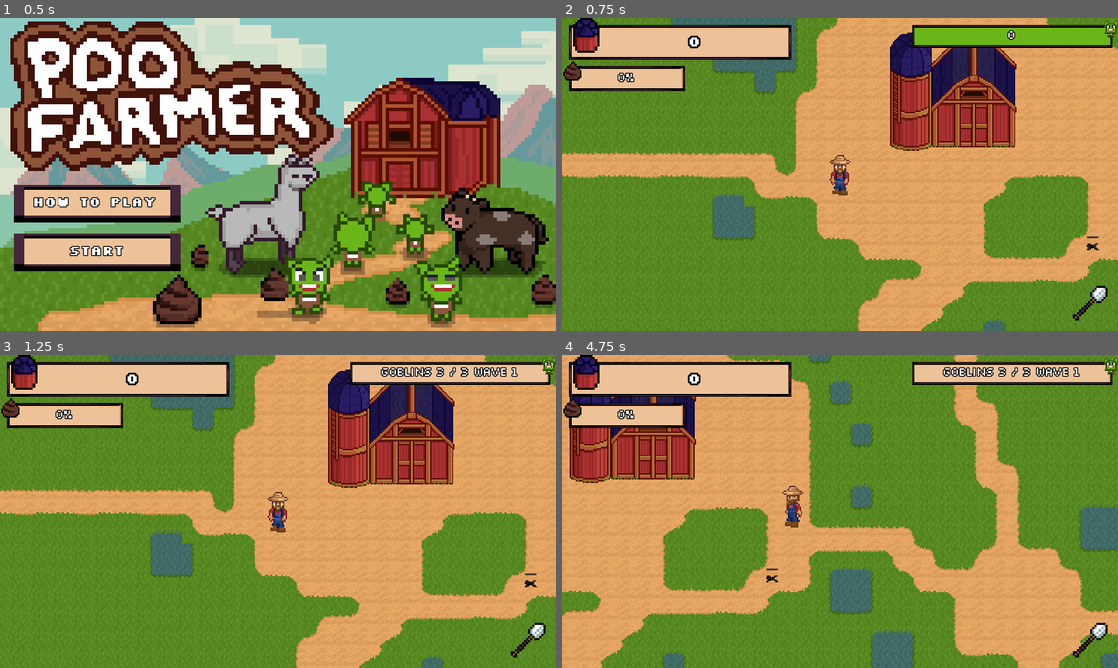
Above: before the commit, frames 1-4 (two rows, left to right).
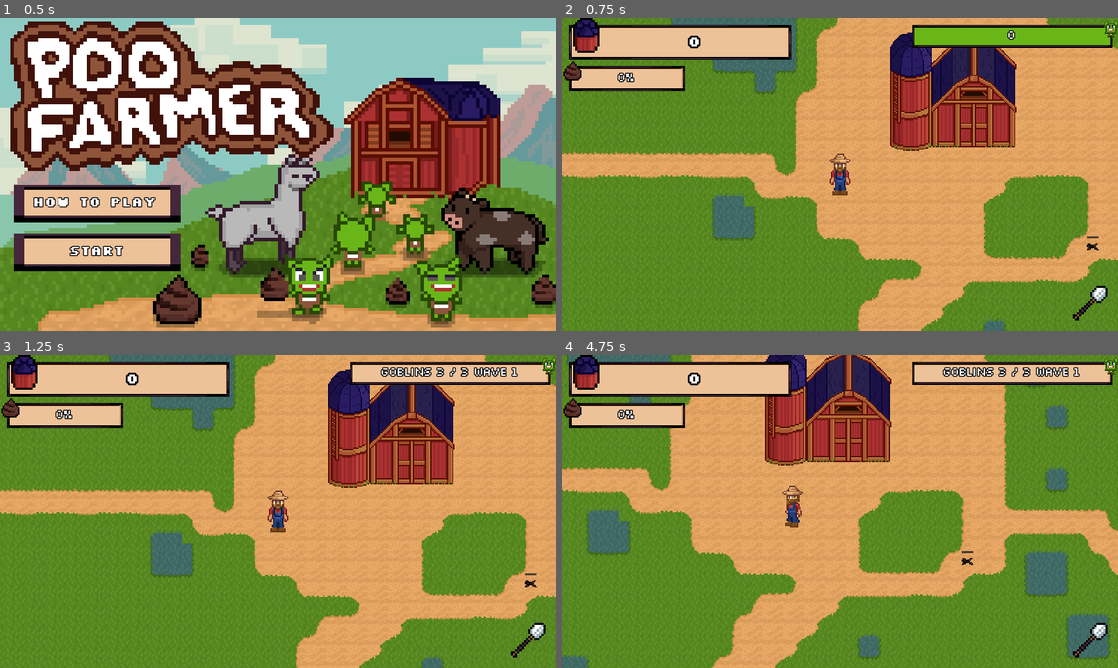
Above: after the commit, the same moments.

Repository: astro-panda/poo-farmer
Game: Godot game, scene res://Scenes/Main.tscn
Same seed, same stepped clock (60 frames per second), same inputs: the game is played once before the commit and once after it.
Inputs (mouse positions are in pixels of both pictures, inside the frame that each line leads up to):
- Up to frame 1 (0.5 s): no input
- Up to frame 2 (0.75 s): click "Start" at 0.5 s
- Up to frame 3 (1.25 s): no input
- Up to frame 4 (4.75 s): tap Enter at 1.25 s; move the mouse to (962, 495) at 1.27 s; hold Right (move_right) 1.28-2.03 s; hold Alt (modifier) 1.28-2.03 s; tap Keypad 0 (deep_pockets) at 1.35 s; tap Space (ui_select) at 1.52, 2.27, 3.77, 4.52 s; move the mouse to (728, 527) at 2.02 s; hold Down (move_down) 2.03-2.78 s; tap Alt (modifier) at 2.1 s; tap 2 (pistol) at 2.3, 2.85 s; move the mouse to (895, 442) at 2.77 s; press the mouse at (895, 442) at 2.78 s; hold Right (move_right) 2.78-3.53 s; move the mouse to (812, 574) at 3.52 s; release the mouse at (812, 574) at 3.53 s; hold Up (move_up) 3.53-4.28 s; click (812, 574) at 3.6 s; tap 6 (railgun) at 3.8, 4.35 s; move the mouse to (1006, 558) at 4.27 s; hold Left (move_left) from 4.28 s (still down); tap 4 (scatling) at 4.55 s

Frame 1 is identical in both runs. In frame 2, 0.2% of the frame differs, in the area x 48-52%, y 43-57%; in frame 3, 0.2%; in frame 4, 54%, in the area x 0-100%, y 0-100%.
Error before the commit: Division By Zero in operator '%'. (res://Scripts/Pooters/Pooter.gd:47)
Error after the commit: Invalid get index 'Null' (on base: 'Dictionary'). (res://Scripts/Pooters/PooterArsenal.gd:33)

Commit message:
Centralizing pooter functionality and interaction with player

Diff:
--- a/poofarmer/Scenes/Goblin.tscn
+++ b/poofarmer/Scenes/Goblin.tscn
@@ -142,7 +142,6 @@
 scale = Vector2( 1.5, 1.5 )
 frames = SubResource( 17 )
 animation = "down"
-frame = 2
 playing = true
 
 [node name="CollisionShape2D" type="CollisionShape2D" parent="."]
--- a/poofarmer/Scenes/Player.tscn
+++ b/poofarmer/Scenes/Player.tscn
@@ -9,7 +9,7 @@
 [ext_resource path="res://Images/Speechbox.png" type="Texture" id=7]
 [ext_resource path="res://Images/HUD.Silo.png" type="Texture" id=8]
 [ext_resource path="res://Images/Arrow.png" type="Texture" id=9]
-[ext_resource path="res://Scenes/Pooters/Pooter.tscn" type="PackedScene" id=10]
+[ext_resource path="res://Scenes/Pooters/PooterArsenal.tscn" type="PackedScene" id=10]
 [ext_resource path="res://Images/Goblin.png" type="Texture" id=20]
 
 [sub_resource type="RectangleShape2D" id=22]
@@ -161,7 +161,7 @@
 scale = Vector2( 1.5, 1.5 )
 frames = SubResource( 2 )
 animation = "down"
-frame = 3
+frame = 2
 playing = true
 
 [node name="SpeechBubble" type="AnimatedSprite" parent="PlayerSprite"]
@@ -218,35 +218,7 @@
 drag_margin_bottom = 0.3
 editor_draw_drag_margin = true
 
-[node name="ShovelPooter" parent="." instance=ExtResource( 10 )]
-
-[node name="Poot" type="AudioStreamPlayer" parent="ShovelPooter"]
-bus = "Poots"
-
-[node name="PistolPooter" parent="." instance=ExtResource( 10 )]
-
-[node name="Poot" type="AudioStreamPlayer" parent="PistolPooter"]
-bus = "Poots"
-
-[node name="ShatgunPooter" parent="." instance=ExtResource( 10 )]
-
-[node name="Poot" type="AudioStreamPlayer" parent="ShatgunPooter"]
-bus = "Poots"
-
-[node name="RocketLauncherPooter" parent="." instance=ExtResource( 10 )]
-
-[node name="Poot" type="AudioStreamPlayer" parent="RocketLauncherPooter"]
-bus = "Poots"
-
-[node name="ScatlingPooter" parent="." instance=ExtResource( 10 )]
-
-[node name="Poot" type="AudioStreamPlayer" parent="ScatlingPooter"]
-bus = "Poots"
-
-[node name="RailgunPooter" parent="." instance=ExtResource( 10 )]
-
-[node name="Poot" type="AudioStreamPlayer" parent="RailgunPooter"]
-bus = "Poots"
+[node name="PooterArsenal" parent="." instance=ExtResource( 10 )]
 
 [node name="MobAudioController" parent="." instance=ExtResource( 4 )]
 actions = [ ExtResource( 6 ), ExtResource( 5 ) ]
--- a/poofarmer/Scenes/Pooters/PistolPooter.tscn
+++ b/poofarmer/Scenes/Pooters/PistolPooter.tscn
@@ -1,6 +1,6 @@
 [gd_scene load_steps=4 format=2]
 
-[ext_resource path="res://Scripts/Pooters/PistolPooter.gd" type="Script" id=1]
+[ext_resource path="res://Scripts/Pooters/Pooter.gd" type="Script" id=1]
 [ext_resource path="res://Scenes/PooPellets.tscn" type="PackedScene" id=2]
 [ext_resource path="res://Audio/Weapons/Pistol.wav" type="AudioStream" id=3]
 
@@ -20,5 +20,3 @@
 autostart = true
 
 [node name="PootSound" type="AudioStreamPlayer2D" parent="."]
-
-[connection signal="timeout" from="FireCooldown" to="." method="_on_FireCooldown_timeout"]
--- a/poofarmer/Scenes/Pooters/RailgunPooter.tscn
+++ b/poofarmer/Scenes/Pooters/RailgunPooter.tscn
@@ -1,12 +1,12 @@
 [gd_scene load_steps=4 format=2]
 
-[ext_resource path="res://Scenes/PooPellets.tscn" type="PackedScene" id=1]
-[ext_resource path="res://Scripts/Pooters/RailgunPooter.gd" type="Script" id=2]
+[ext_resource path="res://Scripts/Pooters/Pooter.gd" type="Script" id=1]
+[ext_resource path="res://Scenes/PooPellets.tscn" type="PackedScene" id=2]
 [ext_resource path="res://Audio/Weapons/Railgun.wav" type="AudioStream" id=3]
 
 [node name="RailgunPooter" type="Node2D"]
-script = ExtResource( 2 )
-poo_pellets = ExtResource( 1 )
+script = ExtResource( 1 )
+poo_pellets = ExtResource( 2 )
 currentFireMode = 5
 poot_sounds = [ ExtResource( 3 ) ]
 cooldown = 1.0
--- a/poofarmer/Scenes/Pooters/RocketPooter.tscn
+++ b/poofarmer/Scenes/Pooters/RocketPooter.tscn
@@ -1,18 +1,22 @@
 [gd_scene load_steps=4 format=2]
 
-[ext_resource path="res://Scenes/PooPellets.tscn" type="PackedScene" id=1]
-[ext_resource path="res://Audio/Weapons/Railgun.wav" type="AudioStream" id=2]
-[ext_resource path="res://Scripts/Pooters/RailgunPooter.gd" type="Script" id=3]
+[ext_resource path="res://Scripts/Pooters/Pooter.gd" type="Script" id=1]
+[ext_resource path="res://Scenes/PooPellets.tscn" type="PackedScene" id=2]
+[ext_resource path="res://Audio/Weapons/Rocket Launch.wav" type="AudioStream" id=3]
 
 [node name="RocketPooter" type="Node2D"]
-script = ExtResource( 3 )
-poo_pellets = ExtResource( 1 )
-poot_sounds = [ ExtResource( 2 ) ]
+script = ExtResource( 1 )
+poo_pellets = ExtResource( 2 )
+currentFireMode = 3
+poot_sounds = [ ExtResource( 3 ) ]
+cooldown = 1.5
+damage = 8
+pooSpeed = 5
+pooDistance = 150
+cost = 0.16
 
 [node name="FireCooldown" type="Timer" parent="."]
 one_shot = true
 autostart = true
 
 [node name="PootSound" type="AudioStreamPlayer2D" parent="."]
-
-[connection signal="timeout" from="FireCooldown" to="." method="_on_FireCooldown_timeout"]
--- a/poofarmer/Scenes/Pooters/ScatlingPooter.tscn
+++ b/poofarmer/Scenes/Pooters/ScatlingPooter.tscn
@@ -1,13 +1,13 @@
 [gd_scene load_steps=5 format=2]
 
-[ext_resource path="res://Scenes/PooPellets.tscn" type="PackedScene" id=1]
+[ext_resource path="res://Scripts/Pooters/Pooter.gd" type="Script" id=1]
 [ext_resource path="res://Audio/Weapons/Scatling 1.wav" type="AudioStream" id=2]
 [ext_resource path="res://Audio/Weapons/Scatling 2.wav" type="AudioStream" id=3]
-[ext_resource path="res://Scripts/Pooters/ScatlingPooter.gd" type="Script" id=4]
+[ext_resource path="res://Scenes/PooPellets.tscn" type="PackedScene" id=4]
 
 [node name="ScatlingPooter" type="Node2D"]
-script = ExtResource( 4 )
-poo_pellets = ExtResource( 1 )
+script = ExtResource( 1 )
+poo_pellets = ExtResource( 4 )
 currentFireMode = 4
 poot_sounds = [ ExtResource( 2 ), ExtResource( 3 ) ]
 cooldown = 0.05
--- a/poofarmer/Scenes/Pooters/ShatgunPooter.tscn
+++ b/poofarmer/Scenes/Pooters/ShatgunPooter.tscn
@@ -1,6 +1,6 @@
 [gd_scene load_steps=4 format=2]
 
-[ext_resource path="res://Scripts/Pooters/ShatgunPooter.gd" type="Script" id=1]
+[ext_resource path="res://Scripts/Pooters/Pooter.gd" type="Script" id=1]
 [ext_resource path="res://Scenes/PooPellets.tscn" type="PackedScene" id=2]
 [ext_resource path="res://Audio/Weapons/Shatgun.wav" type="AudioStream" id=3]
 
--- a/poofarmer/Scenes/Pooters/ShovelPooter.tscn
+++ b/poofarmer/Scenes/Pooters/ShovelPooter.tscn
@@ -1,11 +1,11 @@
-[gd_scene load_steps=3 format=2]
+[gd_scene load_steps=2 format=2]
 
-[ext_resource path="res://Scripts/Pooters/ShovelPooter.gd" type="Script" id=1]
-[ext_resource path="res://Scenes/PooPellets.tscn" type="PackedScene" id=4]
+[ext_resource path="res://Scripts/Pooters/Pooter.gd" type="Script" id=1]
 
 [node name="ShovelPooter" type="Node2D"]
 script = ExtResource( 1 )
-poo_pellets = ExtResource( 4 )
+pooDistance = 100
+cost = 0.1
 
 [node name="FireCooldown" type="Timer" parent="."]
 one_shot = true
--- a/poofarmer/Scenes/Turrets/PistolTurret.tscn
+++ b/poofarmer/Scenes/Turrets/PistolTurret.tscn
@@ -1,19 +1,8 @@
-[gd_scene load_steps=4 format=2]
+[gd_scene load_steps=2 format=2]
 
-[ext_resource path="res://Images/turrets/turret_base.png" type="Texture" id=1]
-[ext_resource path="res://Scripts/Turret.gd" type="Script" id=2]
+[ext_resource path="res://Scenes/Turrets/Turret.tscn" type="PackedScene" id=1]
 
-[sub_resource type="CircleShape2D" id=1]
-radius = 282.214
+[node name="Node2D" type="Node2D"]
 
-[node name="PistolTurret" type="Node2D"]
-script = ExtResource( 2 )
-
-[node name="TurretBase" type="Sprite" parent="."]
-position = Vector2( 0, -1 )
-texture = ExtResource( 1 )
-
-[node name="Visibility" type="Area2D" parent="."]
-
-[node name="CollisionShape2D" type="CollisionShape2D" parent="Visibility"]
-shape = SubResource( 1 )
+[node name="Turret" parent="." instance=ExtResource( 1 )]
+type = 1
--- a/poofarmer/Scenes/Turrets/Turret.tscn
+++ b/poofarmer/Scenes/Turrets/Turret.tscn
@@ -4,15 +4,20 @@
 [ext_resource path="res://Scripts/Turret.gd" type="Script" id=2]
 [ext_resource path="res://Images/turrets/turrent_pistol.png" type="Texture" id=3]
 [ext_resource path="res://Scenes/Pooters/Pooter.tscn" type="PackedScene" id=4]
-[ext_resource path="res://Scenes/Pooters/PistolPooter.tscn" type="PackedScene" id=5]
+
+[sub_resource type="CircleShape2D" id=2]
+radius = 8.06226
 
 [sub_resource type="CircleShape2D" id=1]
 radius = 282.214
 
-[node name="Turret" type="Node2D"]
+[node name="Turret" type="Area2D"]
 script = ExtResource( 2 )
 turret_head_texture = ExtResource( 3 )
-turret_pooter = ExtResource( 5 )
+ammo = 200
+
+[node name="BodyCollision" type="CollisionShape2D" parent="."]
+shape = SubResource( 2 )
 
 [node name="AmmoBar" type="ProgressBar" parent="."]
 margin_left = -4.0
@@ -29,6 +34,7 @@
 [node name="Visibility" type="Area2D" parent="."]
 
 [node name="CollisionShape2D" type="CollisionShape2D" parent="Visibility"]
+visible = false
 shape = SubResource( 1 )
 
 [node name="Head" type="Node2D" parent="."]
--- a/poofarmer/Scripts/Player.gd
+++ b/poofarmer/Scripts/Player.gd
@@ -16,7 +16,6 @@
 var screen_size
 var gross_poo_harvested = 0
 var shoot_enabled = false
-var disable_ammo = false
 
 var fireModes = [FireMode.values.Shovel]
 export(FireMode.values) var equippedFireMode = FireMode.values.Shovel
@@ -30,21 +29,7 @@
 onready var audio_ctrl = $MobAudioController
 onready var speech = $PlayerSprite/SpeechBubble
 onready var arrow_handle = $PlayerSprite/SpeechBubble/ArrowHandle
-onready var shovelPooter = $ShovelPooter
-onready var pistolPooter = $PistolPooter
-onready var shatgunPooter = $ShatgunPooter
-onready var rocketLauncherPooter = $RocketLauncherPooter
-onready var scatlingPooter = $ScatlingPooter
-onready var railgunPooter = $RailgunPooter
-
-onready var pooterDict = {
-	FireMode.values.Shovel: shovelPooter,
-	FireMode.values.Pistol: pistolPooter,
-	FireMode.values.Shatgun: shatgunPooter,
-	FireMode.values.RocketLauncher: rocketLauncherPooter,
-	FireMode.values.Scatling: scatlingPooter,
-	FireMode.values.Railgun: railgunPooter
-}
+onready var arsenal = $PooterArsenal
 
 onready var silo_subItem = $PlayerSprite/SpeechBubble/Silo
 
@@ -60,7 +45,7 @@
 
 func _physics_process(_delta):
 	if shoot_enabled && Input.is_action_pressed("player_fire"):
-		pooterDict[equippedFireMode].shoot()
+		arsenal.shoot()
 
 	var velocity = Vector2.ZERO # The player's movement vector.
 	if Input.is_action_pressed("move_right"):
@@ -75,7 +60,7 @@
 	# shhhhh our little secret
 	if Input.is_action_pressed("modifier"):
 		if Input.is_action_just_pressed("deep_pockets"):
-			disable_ammo = !disable_ammo
+			arsenal.infinite_ammo = !arsenal.infinite_ammo
 		if Input.is_action_just_pressed("shovel"):
 			equippedFireMode = FireMode.values.Shovel
 		if Input.is_action_just_pressed("pistol"):
@@ -90,6 +75,8 @@
 			equippedFireMode = FireMode.values.Railgun
 		if Input.is_action_just_pressed("gobodar"):
 			gobodarOverride = !gobodarOverride
+
+		arsenal.select_weapon(equippedFireMode)
 
 	if velocity.x > 0:
 		$PlayerSprite.animation = "right"
@@ -207,8 +194,6 @@
 	equippedFireMode = FireMode.values.Shovel
 	$GameOnTimer.stop()
 
-
-
 func _firePoo(pelletInstance, spawnPosition, angleToMouse, mouseClick, fireMode):
 	emit_signal("firePoo", pelletInstance, spawnPosition, angleToMouse, mouseClick, fireMode)
 
--- a/poofarmer/Scripts/Pooters/PistolPooter.gd
+++ /dev/null
@@ -1,5 +0,0 @@
-extends Pooter
-class_name PistolPooter
-
-func _on_FireCooldown_timeout():
-	canFire = true
--- a/poofarmer/Scripts/Pooters/Pooter.gd
+++ b/poofarmer/Scripts/Pooters/Pooter.gd
@@ -6,6 +6,7 @@
 export(PackedScene) var poo_pellets
 export(FireMode.values) var currentFireMode = FireMode.values.Shovel
 export(Array, AudioStream) var poot_sounds
+export var enabled: bool = true
 export var cooldown: float = 0.25
 export var damage: int = 2
 export var pooSpeed: int = 7
@@ -15,17 +16,15 @@
 onready var player = get_tree().get_nodes_in_group("player")[0]
 onready var poot_player = $Poot
 
-var canFire = true
-
 # Called when the node enters the scene tree for the first time.
 func _ready():
 	cost *= player.holdCapacity
 	$FireCooldown.wait_time = cooldown
 
-func shoot():
-	if canFire && (player.currentHoldAmount >= cost || player.disable_ammo):
-		if !player.disable_ammo:
-			player.currentHoldAmount -= cost
+func shoot(currentAmmo: float, inifite_ammo: bool):
+	if enabled && (currentAmmo >= cost || inifite_ammo):
+		if !inifite_ammo:
+			currentAmmo -= cost
 
 		var poo_pellets_instance = poo_pellets.instance()
 		poo_pellets_instance.damage = damage
@@ -35,13 +34,13 @@
 		var target = get_global_mouse_position()
 		var direction_to_mouse = global_position.direction_to(target).normalized()
 		emit_signal("firePoo", poo_pellets_instance, global_position, direction_to_mouse, target, currentFireMode)
-		canFire = false
+		enabled = false
 		$FireCooldown.start()
 		poot()
 
 
 func _on_FireCooldown_timeout():
-	canFire = true
+	enabled = true
 
 func poot():
 	poot_player.stream = poot_sounds[randi() % poot_sounds.size()]
--- a/poofarmer/Scripts/Pooters/PooterArsenal.gd
+++ b/poofarmer/Scripts/Pooters/PooterArsenal.gd
@@ -1,5 +1,8 @@
 extends Node2D
 class_name PooterArsenal
+
+export var ammo: int = 0
+export var infinite_ammo: bool = false
 
 onready var shovel = $ShovelPooter
 onready var pistol = $PistolPooter
@@ -28,3 +31,6 @@
 
 func select_weapon(type: FireMode):
 	currentWeapon = pooters[type]
+
+func fire():
+	currentWeapon.shoot(ammo, infinite_ammo)
--- a/poofarmer/Scripts/Pooters/RailgunPooter.gd
+++ /dev/null
@@ -1,5 +0,0 @@
-extends Pooter
-class_name RailgunPooter
-
-func _on_FireCooldown_timeout():
-	canFire = true
--- a/poofarmer/Scripts/Pooters/RocketPooter.gd
+++ /dev/null
@@ -1,5 +0,0 @@
-extends Pooter
-class_name RocketPooter
-
-func _on_FireCooldown_timeout():
-	canFire = true
--- a/poofarmer/Scripts/Pooters/ScatlingPooter.gd
+++ /dev/null
@@ -1,5 +0,0 @@
-extends Pooter
-class_name ScatlingPooter
-
-func _on_FireCooldown_timeout():
-	canFire = true
--- a/poofarmer/Scripts/Pooters/ShatgunPooter.gd
+++ /dev/null
@@ -1,5 +0,0 @@
-extends Pooter
-class_name ShatgunPooter
-
-func _on_FireCooldown_timeout():
-	canFire = true
--- a/poofarmer/Scripts/Pooters/ShovelPooter.gd
+++ /dev/null
@@ -1,5 +0,0 @@
-extends Pooter
-class_name ShovelPooter
-
-func _on_FireCooldown_timeout():
-	canFire = true
--- a/poofarmer/Scripts/Turret.gd
+++ b/poofarmer/Scripts/Turret.gd
@@ -1,20 +1,47 @@
 extends Area2D
 
 export(Texture) var turret_head_texture
-export(PackedScene) var turret_pooter
 export(int) var ammo
-
-# Declare member variables here. Examples:
-var pooter: Pooter
+export(FireMode.values) var type
 
 var current_target: Enemy
 
 # Called when the node enters the scene tree for the first time.
 func _ready():
 	$Head/TurretHead.texture = turret_head_texture
-	pooter = turret_pooter.instance()
 
 # Called every frame. 'delta' is the elapsed time since the previous frame.
 func _physics_process(delta):
-	# aim at the closest enemy
-	pass
+	if !current_target:
+		acquire_target()
+	else:
+		fire()
+
+func fire():
+	$Head/Pooter.poot()
+
+func acquire_target():
+	if !current_target:
+		var enemies = []
+		var overlaps = get_overlapping_bodies()
+
+		for overlap in overlaps:
+			if overlap.is_in_group("enemy"):
+				enemies.push_back(overlap)
+
+		if enemies.size() > 0:
+			# Assuming the first is the closest only to validate in a moment
+			var closest_enemy = enemies[0];
+			var assumed_closest_distance = 0;
+			var current_enemy_distance = 0;
+
+			for enemy in enemies:
+				assumed_closest_distance = closest_enemy.global_position.distance_to(global_position)
+				current_enemy_distance = enemy.global_position.distance_to(global_position)
+
+				if current_enemy_distance < assumed_closest_distance:
+					closest_enemy = enemy
+
+			global_rotation = global_position.angle_to_point(closest_enemy.global_position) + 1.5708
+
+			current_target = closest_enemy
--- a/poofarmer/project.godot
+++ b/poofarmer/project.godot
@@ -49,11 +49,6 @@
 "language": "GDScript",
 "path": "res://Scripts/MobAudioController.gd"
 }, {
-"base": "Pooter",
-"class": "PistolPooter",
-"language": "GDScript",
-"path": "res://Scripts/Pooters/PistolPooter.gd"
-}, {
 "base": "KinematicBody2D",
 "class": "Player",
 "language": "GDScript",
@@ -73,31 +68,6 @@
 "class": "PooterArsenal",
 "language": "GDScript",
 "path": "res://Scripts/Pooters/PooterArsenal.gd"
-}, {
-"base": "Pooter",
-"class": "RailgunPooter",
-"language": "GDScript",
-"path": "res://Scripts/Pooters/RailgunPooter.gd"
-}, {
-"base": "Pooter",
-"class": "RocketPooter",
-"language": "GDScript",
-"path": "res://Scripts/Pooters/RocketPooter.gd"
-}, {
-"base": "Pooter",
-"class": "ScatlingPooter",
-"language": "GDScript",
-"path": "res://Scripts/Pooters/ScatlingPooter.gd"
-}, {
-"base": "Pooter",
-"class": "ShatgunPooter",
-"language": "GDScript",
-"path": "res://Scripts/Pooters/ShatgunPooter.gd"
-}, {
-"base": "Pooter",
-"class": "ShovelPooter",
-"language": "GDScript",
-"path": "res://Scripts/Pooters/ShovelPooter.gd"
 } ]
 _global_script_class_icons={
 "AnimalType": "",
@@ -108,16 +78,10 @@
 "HitBox": "",
 "HurtBox": "",
 "MobAudioController": "",
-"PistolPooter": "",
 "Player": "",
 "Poo": "",
 "Pooter": "",
-"PooterArsenal": "",
-"RailgunPooter": "",
-"RocketPooter": "",
-"ScatlingPooter": "",
-"ShatgunPooter": "",
-"ShovelPooter": ""
+"PooterArsenal": ""
 }
 
 [application]
